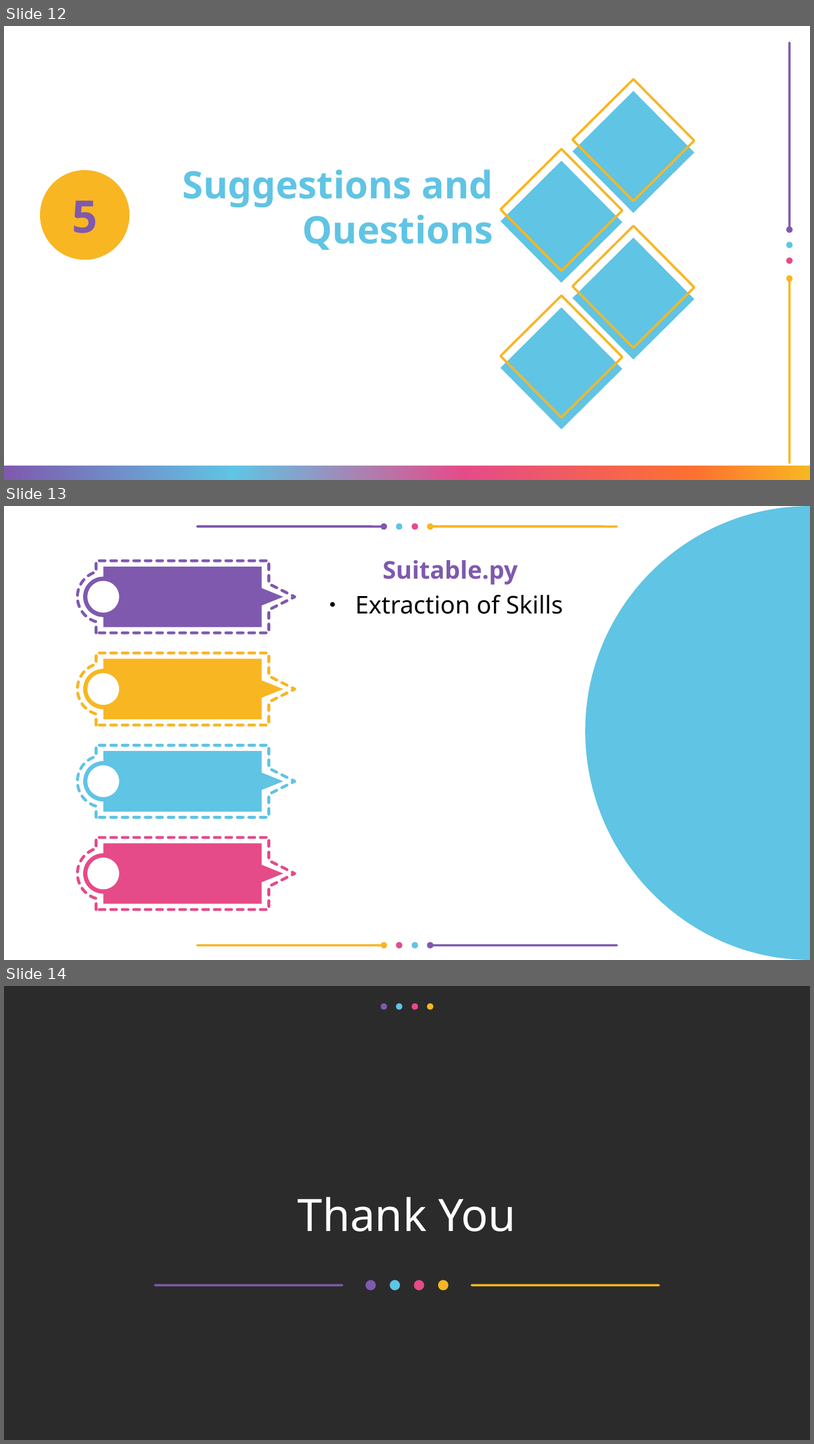
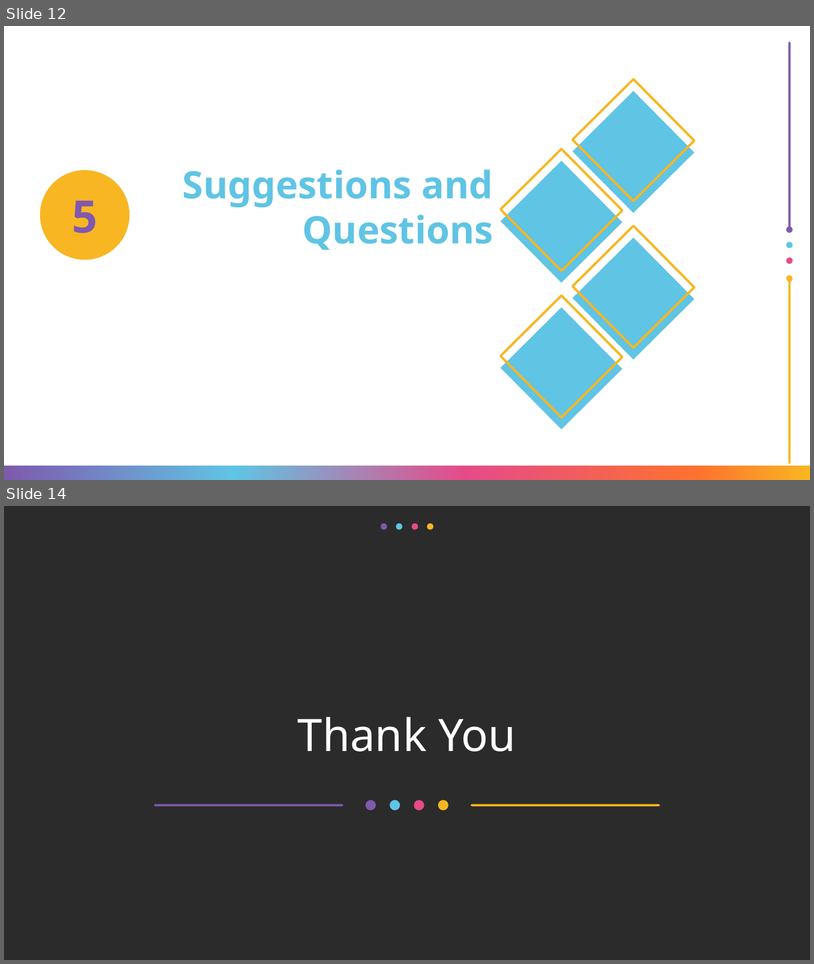
Before and after one commit to KrrishDDVKS/Auto-Job-Applier, a slide deck: WebScrapping.odp. Shown one above the other, each under a label of ours: slides 12, 13 and 14 before the commit, slides 12 and 14 after it; the slides between them are not shown. The pictures are 814x1444 and 814x964 pixels, drawn with LibreOffice and Linux fonts; fonts in the diff are those of the drawing; background and template pictures are left out; a plain dark background stands for a picture behind light text. Boxes give left, top, right and bottom in pixels: in the first picture for what was removed or moved away, otherwise in the second. Text is boxed around its words. In the diff, an @@ line names an element or a change of style, - is before the commit and + after.

```diff
--- a/WebScrapping.odp
+++ b/WebScrapping.odp
@@ slide 13 removed at box(4, 506, 810, 960), background #FFFFFF; not listed: 4 template elements that a slide beside it also shows @@
@@ freeform shape removed at box(586, 506, 810, 960) @@
@@ line removed from (197, 526) to (384, 526) @@
@@ line removed from (431, 526) to (617, 526) @@
@@ freeform shape removed at box(77, 561, 294, 633) @@
@@ freeform shape removed at box(83, 567, 284, 627) @@
@@ subtitle removed at box(383, 560, 518, 585) @@
-Suitable.py
@@ ellipse removed at box(87, 580, 119, 612) @@
@@ text removed at box(356, 595, 563, 614) @@
-● Extraction of Skills
@@ freeform shape removed at box(77, 653, 294, 725) @@
@@ freeform shape removed at box(83, 659, 284, 720) @@
@@ ellipse removed at box(87, 673, 119, 705) @@
@@ freeform shape removed at box(77, 745, 294, 817) @@
@@ freeform shape removed at box(83, 751, 284, 812) @@
@@ ellipse removed at box(87, 765, 119, 796) @@
@@ freeform shape removed at box(77, 837, 294, 909) @@
@@ freeform shape removed at box(83, 843, 284, 904) @@
@@ ellipse removed at box(87, 857, 119, 889) @@
@@ group removed at box(197, 942, 617, 949): 4 ellipses, 2 lines @@
```
Also in this commit, not shown: 2 slides changed, 1 slide added, 2 other files.
